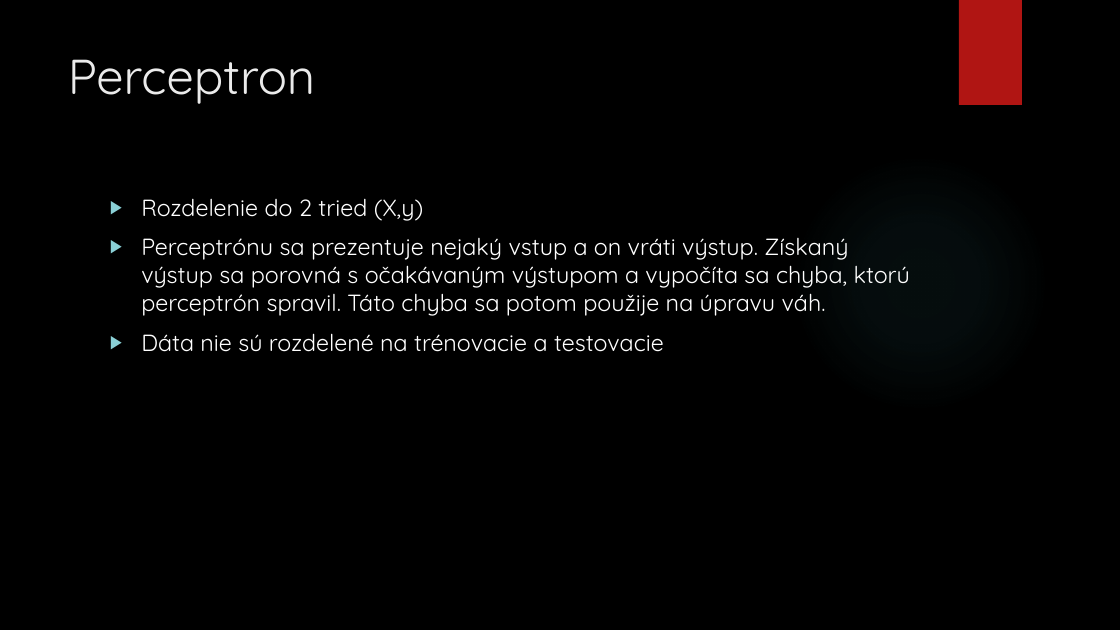
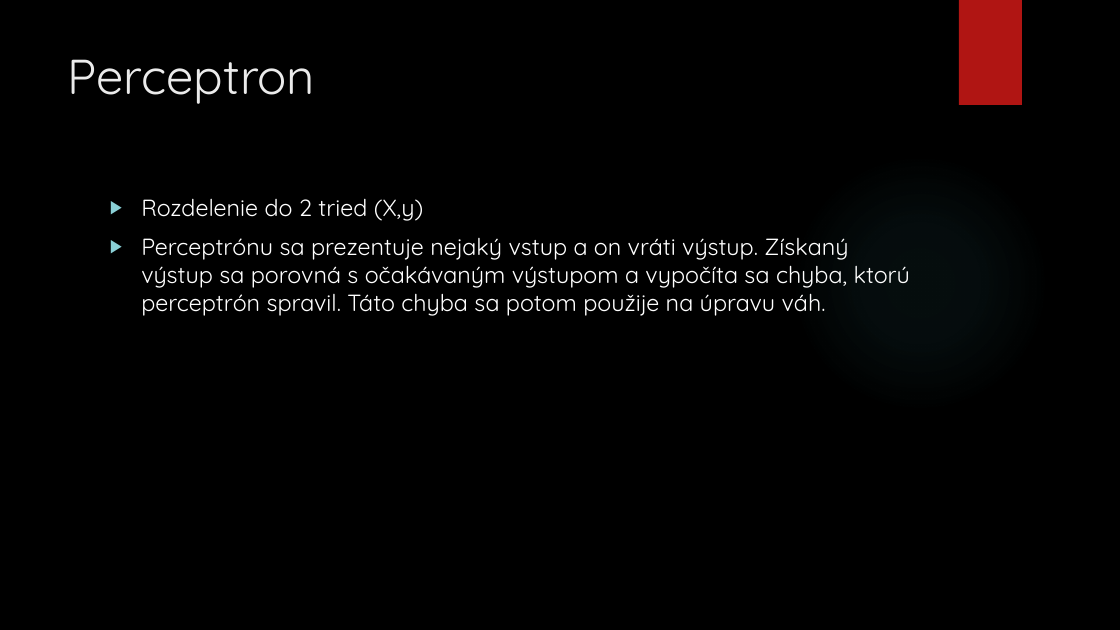
Before and after one commit to georgeob/Centes_NS2020, a slide deck: slide 3 of projekt_Centes.pptx. Drawn at 1120x630 pixels with LibreOffice and Linux fonts; fonts in the diff are those of the drawing; background and template pictures are left out. Boxes give left, top, right and bottom in pixels: in the first picture for what was removed or moved away, otherwise in the second. Text is boxed around its words. In the diff, an @@ line names an element or a change of style, - is before the commit and + after.

```diff
--- a/projekt_Centes.pptx
+++ b/projekt_Centes.pptx
@@ text at (x1=141, y1=333, x2=664, y2=352): paragraph removed @@
-▶ Dáta nie sú rozdelené na trénovacie a testovacie
```
Also in this commit, not shown: 3 slides added.
